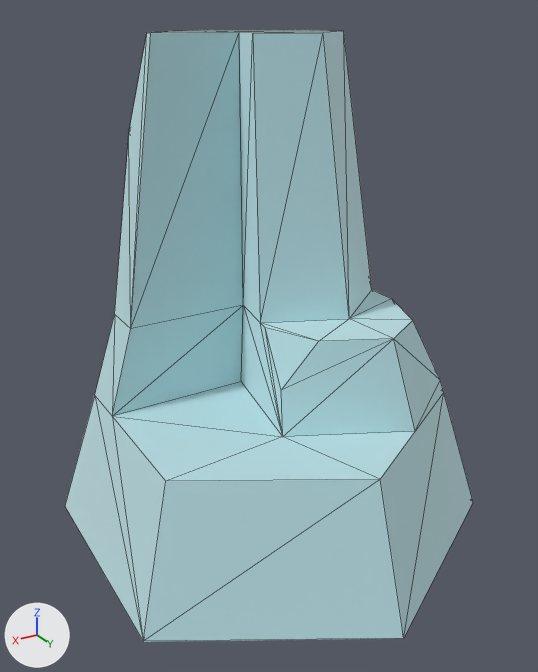
The glTF model public/models/nf2/nature/stone_tallH.glb, before and after one commit.
Before and after are seen from a 50 mm camera at (0.52, 0.865, 0.68) aimed at (0.012, 0.017, 0.257). Lighting does not change. The marker at lower left points along +X, +Y and +Z. The picture after the commit comes second. Mesh edges are drawn as thin lines. Where no turn or scale is listed for an object, it has been applied to the vertices.

The first picture shows 'stone_tallH'.
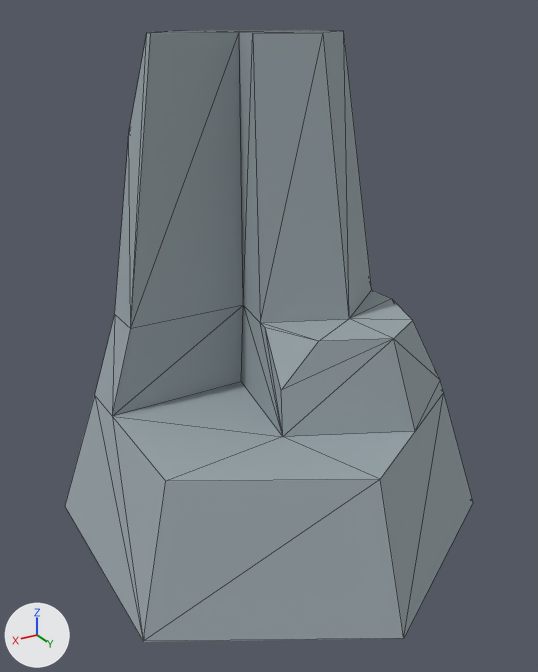
Where the change shows, as pixel boxes [x1, y1, x2, y2] in the pictures (538 x 672 px):
'stone_tallH', recoloured, surface changed (pale blue to grey): [65, 30, 473, 642] in both

The change, as a list of edits to the scene's bpy script:
```text
Change mat_stone:
    mat_stone.metallic: 1.0 -> 0.0
    mat_stone.base_color: (0.722, 0.886, 0.91) -> (0.323, 0.381, 0.407)  # pale blue #ddf2f5 -> grey #9aa6ab
Remove ob_tmpparent:
    ob_tmpparent = bpy.data.objects.new('tmpParent', None)
    ob_tmpparent.location = (0.0, 0.0, 0.0)
```
